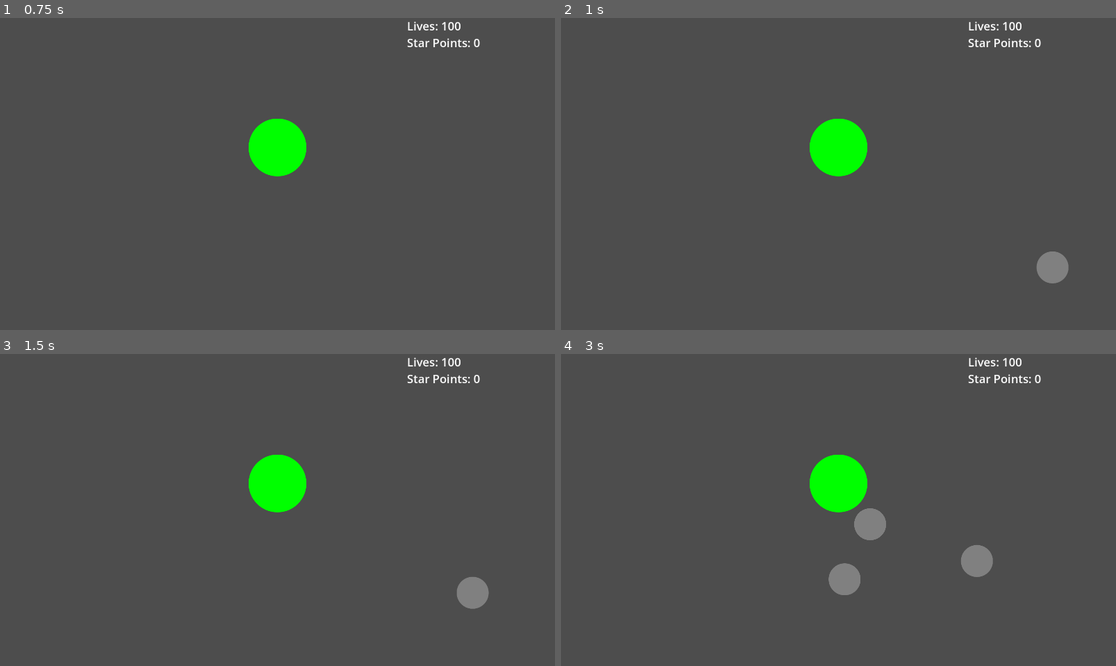
Above: before the commit, frames 1-4 (two rows, left to right).
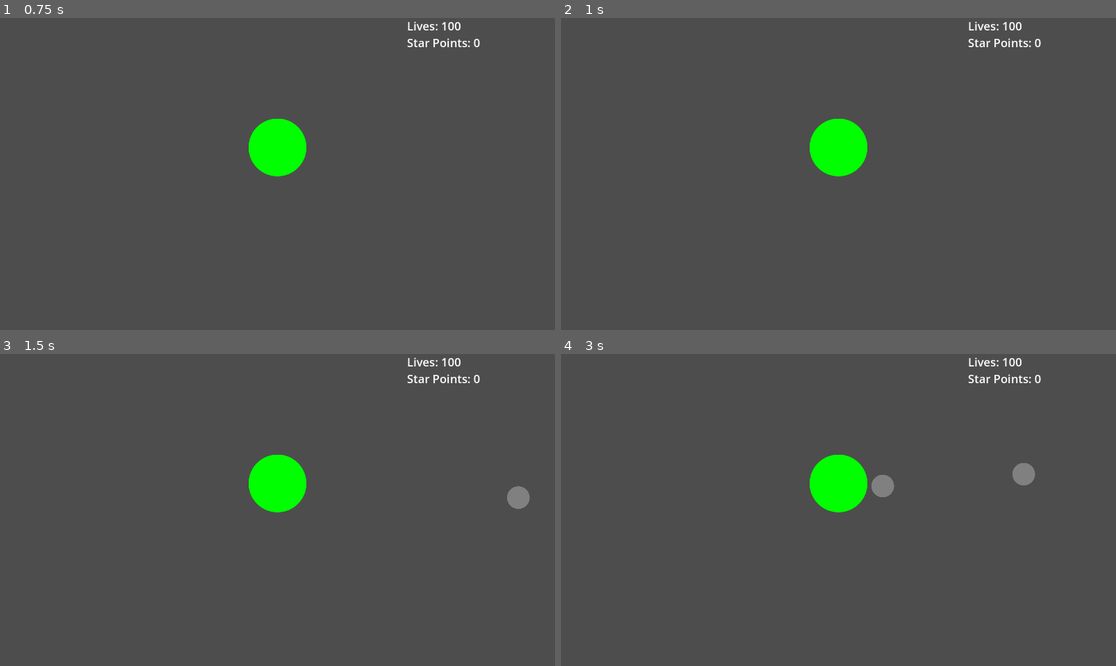
Above: after the commit, the same moments.

Repository: Paracosms/uni-jam
Game: Godot game, scene res://scenes/main.tscn
Two runs of this game, one before a commit and one after it. Both use one fixed random seed, a clock stepped at 60 frames per second and the inputs below.
Inputs (mouse positions are in pixels of both pictures, inside the frame that each line leads up to):
- Up to frame 1 (0.75 s): tap Enter at 0.5 s; move the mouse to (399, 158) at 0.52 s; click (399, 158) at 0.67 s
- Up to frame 2 (1 s): no input
- Up to frame 3 (1.5 s): move the mouse to (166, 525) at 1.27 s; click (166, 525) at 1.42 s
- Up to frame 4 (3 s): move the mouse to (894, 441) at 2.02 s; click (894, 441) at 2.17 s; move the mouse to (810, 572) at 2.77 s; click (810, 572) at 2.92 s

Frame 1 is identical in both runs. In frame 2, 0.5% of the frame differs, in the area x 85-92%, y 74-86%; in frame 3, 0.7%; in frame 4, 1.9%, in the area x 48-86%, y 34-78%.

Commit message:
Add clickable asteroids and improve spawn logic
Asteroids now have a clickable area that awards star points and removes the asteroid when clicked. Asteroid speed is randomized, and spawning now occurs off-screen using a new helper function. Adjusted collision shapes and sprite scaling for asteroids, and minor code cleanups in label script.

Diff:
--- a/scenes/asteroid.tscn
+++ b/scenes/asteroid.tscn
@@ -1,17 +1,29 @@
-[gd_scene load_steps=4 format=3 uid="uid://cafa1kp7jmpc5"]
+[gd_scene load_steps=5 format=3 uid="uid://cafa1kp7jmpc5"]
 
 [ext_resource type="Script" uid="uid://paykvh3r5l5g" path="res://scripts/asteroid.gd" id="1_6mo6b"]
 [ext_resource type="Texture2D" uid="uid://ctl1hiytwc25e" path="res://assets/sprites/asteroid.png" id="1_akfqu"]
 
+[sub_resource type="CircleShape2D" id="CircleShape2D_akfqu"]
+radius = 40.0
+
 [sub_resource type="CircleShape2D" id="CircleShape2D_6mo6b"]
-radius = 56.0
+radius = 40.0
 
 [node name="Asteroid" type="CharacterBody2D"]
 script = ExtResource("1_6mo6b")
 
 [node name="CollisionShape2D" type="CollisionShape2D" parent="."]
+shape = SubResource("CircleShape2D_akfqu")
+
+[node name="Sprite2D" type="Sprite2D" parent="."]
+position = Vector2(5.96046e-08, 5.96046e-08)
+scale = Vector2(0.39125, 0.39125)
+texture = ExtResource("1_akfqu")
+
+[node name="ClickArea" type="Area2D" parent="."]
+collision_layer = 2
+
+[node name="CollisionShape2D" type="CollisionShape2D" parent="ClickArea"]
 shape = SubResource("CircleShape2D_6mo6b")
 
-[node name="Sprite2D" type="Sprite2D" parent="."]
-scale = Vector2(0.55375, 0.55375)
-texture = ExtResource("1_akfqu")
+[connection signal="input_event" from="ClickArea" to="." method="_on_click_area_input_event"]
--- a/scenes/main.tscn
+++ b/scenes/main.tscn
@@ -9,10 +9,10 @@
 script = ExtResource("1_jyhfs")
 asteroid_scene = ExtResource("1")
 
+[node name="Globals" parent="." instance=ExtResource("4_jyhfs")]
+
 [node name="Asteroid" parent="." instance=ExtResource("1")]
 position = Vector2(960, -96)
 
 [node name="Earth" parent="." instance=ExtResource("2_0wfyh")]
 position = Vector2(960, 448)
-
-[node name="Globals" parent="." instance=ExtResource("4_jyhfs")]
--- a/scripts/asteroid.gd
+++ b/scripts/asteroid.gd
@@ -1,7 +1,7 @@
 extends CharacterBody2D
 
 
-@export var speed: float = 150.0
+@export var speed: float = 350.0
 var earth: Node2D = null
 
 func _physics_process(delta):
@@ -19,3 +19,9 @@
 		print("Hit Earth") # Debug, remove later if you want andrew
 		get_node("/root/Main/Globals").lives -= 1
 		queue_free() # Destroys object
+
+func _on_click_area_input_event(_viewport: Node, event: InputEvent, _shape_idx: int) -> void:
+	if event is InputEventMouseButton and event.pressed and event.button_index == MOUSE_BUTTON_LEFT:
+		print("Asteroid clicked!")
+		get_node("/root/Main/Globals").starPoints += 1
+		queue_free()
--- a/scripts/label.gd
+++ b/scripts/label.gd
@@ -3,7 +3,7 @@
 func _ready():
 	text = "Lives: 100\nStar Points: 0"
 
-func _process(delta):
+func _process(_delta):
 	var lives = get_node("/root/Main/Globals").lives
 	var starPoints = get_node("/root/Main/Globals").starPoints
 
--- a/scripts/main.gd
+++ b/scripts/main.gd
@@ -4,6 +4,27 @@
 
 
 var spawn_timer := Timer.new()
+
+func get_offscreen_position() -> Vector2: # I still dont know what a vector2 is
+	var screen_size = get_viewport().get_visible_rect().size
+	var edge = randi() % 4  # 0=top,1=right,2=bottom,3=left
+	var pos = Vector2.ZERO
+
+	match edge:
+		0:  # top edge
+			pos.x = randf_range(0, screen_size.x)
+			pos.y = -100  # 100 pixels above top
+		1:  # right edge
+			pos.x = screen_size.x + 100 # 100px to the right
+			pos.y = randf_range(0, screen_size.y)
+		2:  # bottom edge
+			pos.x = randf_range(0, screen_size.x)
+			pos.y = screen_size.y + 100 # 100px below
+		3:  # left edge
+			pos.x = -100 # 100px to left
+			pos.y = randf_range(0, screen_size.y)
+	return pos # returns (x,y)
+
 
 func _ready():
 	randomize() # Create random seed i think?
@@ -16,8 +37,9 @@
 func spawn_asteroid():
 	var asteroid = asteroid_scene.instantiate()
 
-	# Generate random position
-	asteroid.global_position = Vector2(randf_range(0,1920), randf_range(0,1080)) # tbh i have no idea what vector2 means
+	# Asteroid spawning logic
+	asteroid.global_position = get_offscreen_position() # Location off-screen
+	asteroid.speed = randf_range(100,500) # Random speed
 
 	# Thank you stack overflow for whatever this means
 	var earth_node = get_node("Earth")
